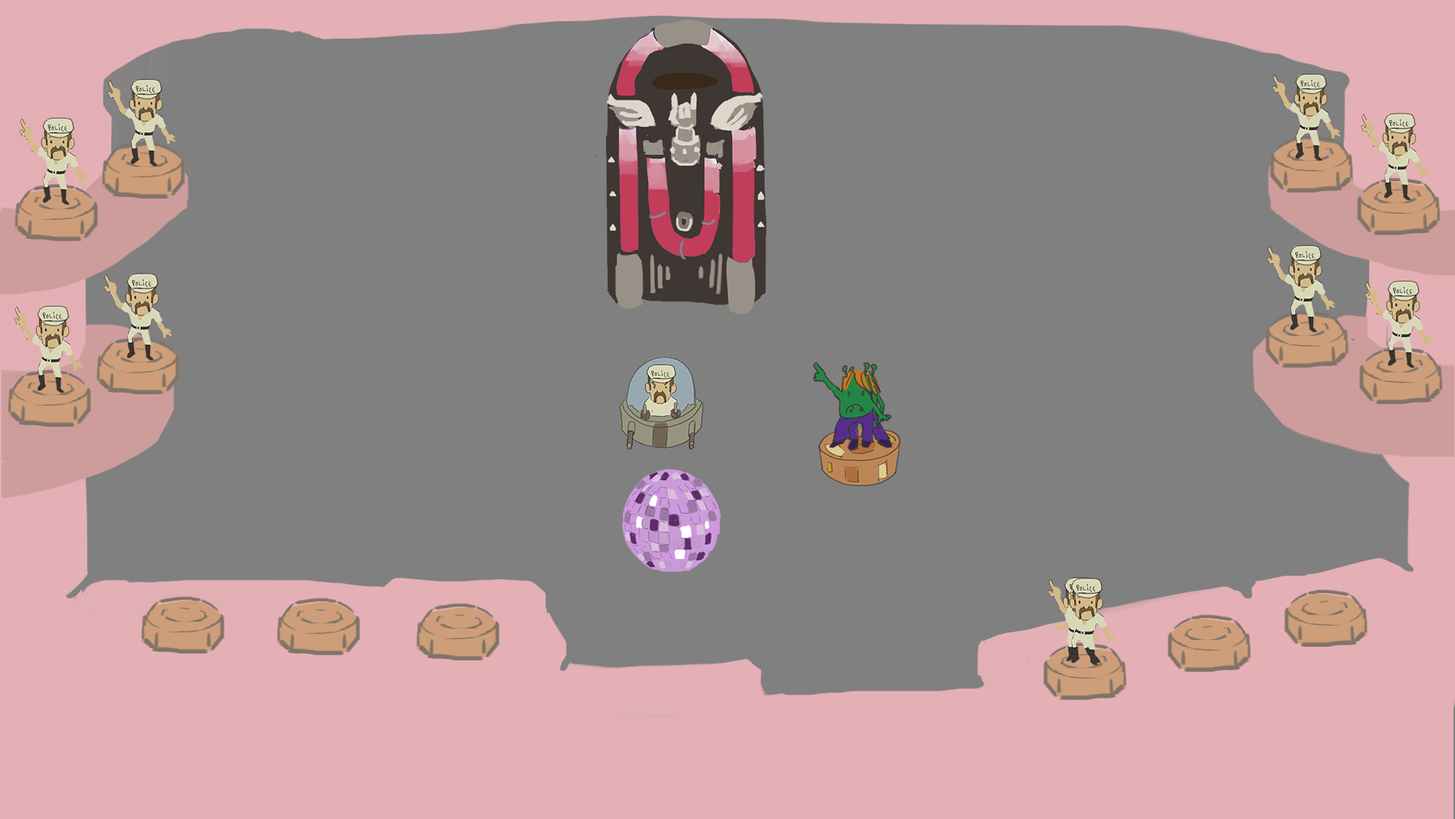
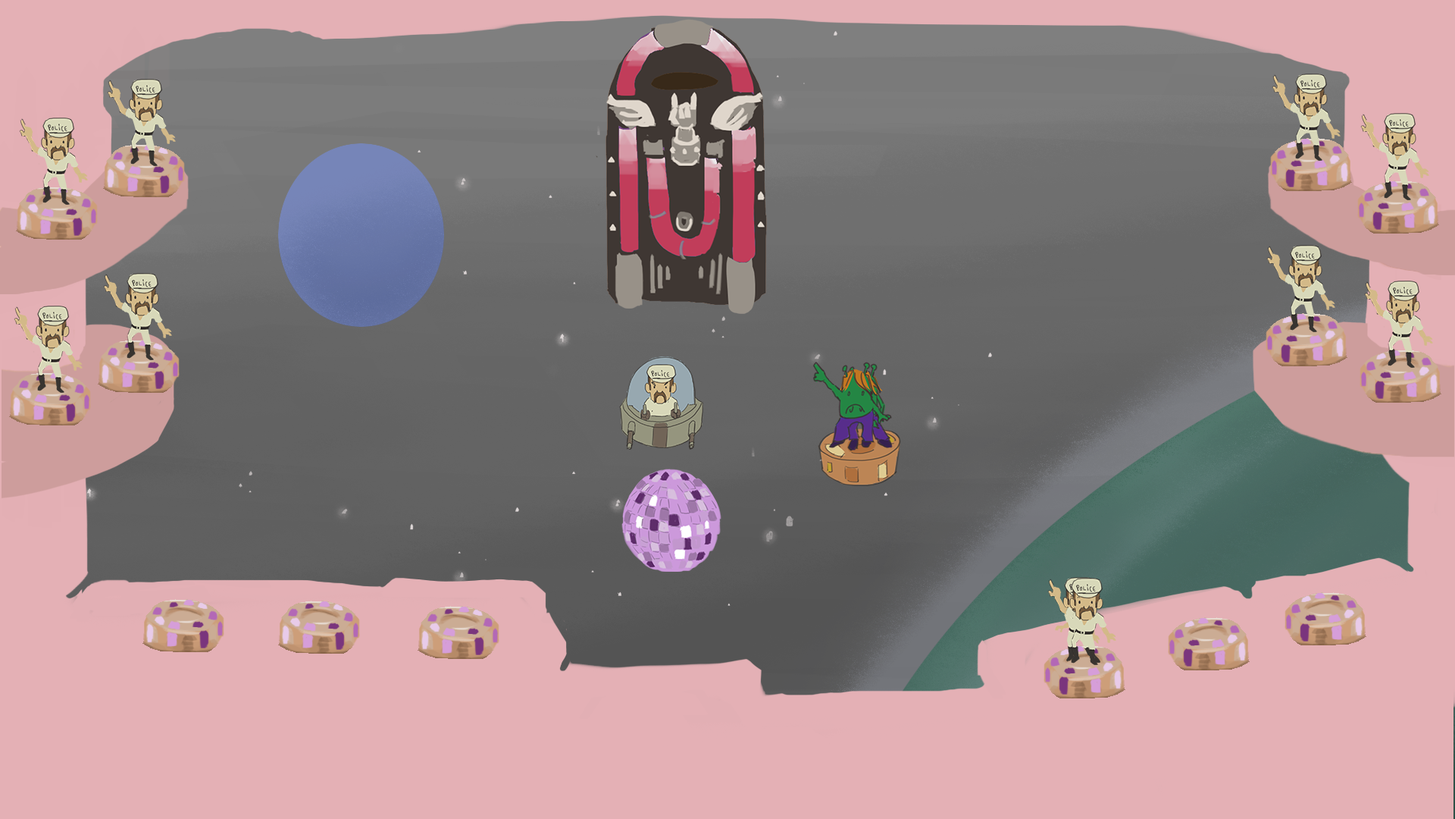
Before/after of a w=1455, h=819 layered artwork. What changed in the layer stack:
renamed "EMPLACEMENT MODÈLE copie 4" to "S_Bg_Dance_Platf.png", painted on it over [left=1269, top=134, right=1354, bottom=193]
painted on "EMPLACEMENT MODÈLE copie 3" (2nd of 4, in "S_Bg_inside.png" › "EMPL_BALCON_D_1") over [left=1359, top=346, right=1444, bottom=405]
painted on "EMPLACEMENT MODÈLE copie 4" (2nd of 3, in "S_Bg_inside.png" › "EMPL_BALCON_G_2") over [left=101, top=140, right=186, bottom=199]
painted on "EMPLACEMENT MODÈLE copie 3" (3rd of 4, in "S_Bg_inside.png" › "EMPL_BALCON_G_2") over [left=14, top=183, right=99, bottom=242]
painted on "EMPLACEMENT MODÈLE copie 4" (3rd of 3, in "S_Bg_inside.png" › "EMPL_BALCON_G_1") over [left=96, top=336, right=181, bottom=395]
painted on "EMPLACEMENT MODÈLE copie 2" (1st of 2, in "S_Bg_inside.png" › "EMPL__BAS__GAUCHE") over [left=140, top=595, right=226, bottom=654]
painted on "EMPLACEMENT MODÈLE" (1st of 2, in "S_Bg_inside.png" › "EMPL__BAS__GAUCHE") over [left=416, top=602, right=501, bottom=661]
painted on "EMPLACEMENT MODÈLE copie 2" (2nd of 2, in "S_Bg_inside.png" › "EMPL__BAS__DROITE") over [left=1284, top=588, right=1369, bottom=647]
added group "_____copies randoms" with 4 layers in group "S_Bg_inside.png" over [left=7, top=31, right=1455, bottom=778]
hid "Balcons copie", moved it into group "_____copies randoms" over [left=7, top=31, right=1444, bottom=529]
renamed "Background copie" to "Balcons___actualisés", hid it, painted on it over [left=7, top=31, right=1455, bottom=819]
removed layer "Arrière-plan copie" over [left=7, top=31, right=1455, bottom=819]
added layer "S_Bg_inside.png" (2nd of 2, in "S_Bg_inside.png") in group "S_Bg_inside.png" over [left=7, top=31, right=1455, bottom=819]
added layer "S_Bg_outside.png" (87%) above "Arrière-plan" over [left=7, top=31, right=1455, bottom=819]
showed "Arrière-plan" over [left=7, top=31, right=1455, bottom=819]
…and 7 more changes (7 painted)
